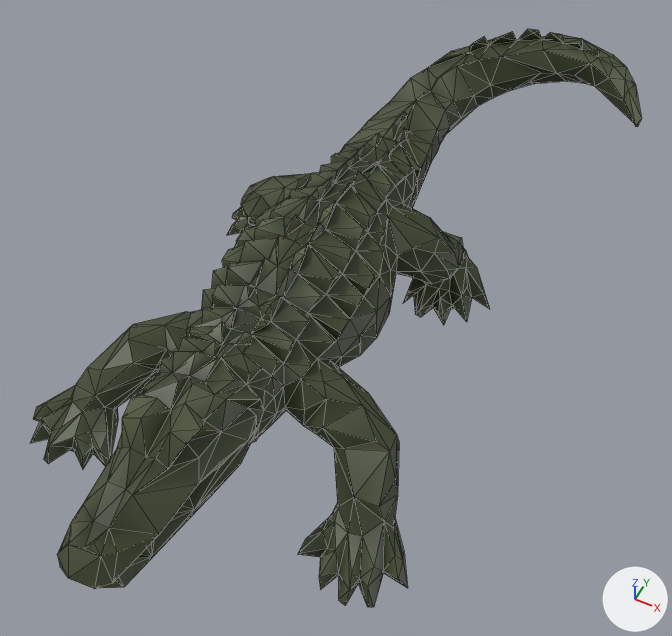
The glTF model public/models/prop_gator.glb: old version first, new version second.
The view is the same before and after, from a 50 mm camera at (0.9, -1.73, 2.34) aimed at (0.07, -0.07, 0.26). Every picture has the same lights, and +X, +Y and +Z are marked at lower right. The picture after the commit comes second. Mesh edges are drawn as thin lines. Where no turn or scale is listed for an object, it has been applied to the vertices.
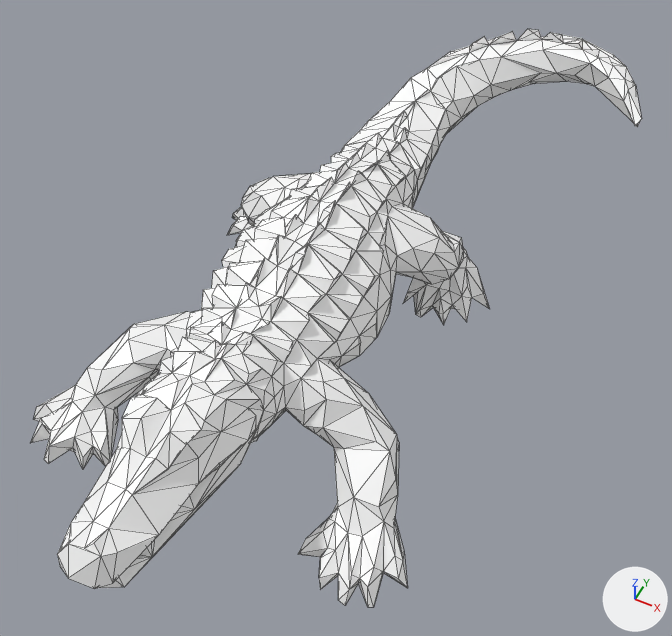
What differs and where, as boxes (x1, y1, x2, y2) in the pictures (672 x 636 px; the box of a moved part takes in the faces that stretch with it):
'Mesh_0', recoloured, surface changed (lighter): (31, 29, 642, 607) in both
part 1 of me_mesh_0, moved or reshaped: (583, 49, 600, 57) in both

What changed in the scene script:
```text
Change mat_material_0:
    where n0 = _N.new('ShaderNodeBsdfPrincipled'); n0.name = 'Principled BSDF'
    add n0.inputs[0].default_value = (1.0, 1.0, 1.0, 1.0)  # 'Base Color', white #ffffff
    remove n2 = _N.new('ShaderNodeVertexColor'); n2.name = 'Color Attribute'
    remove _L.new(n2.outputs[0], n0.inputs[0])  # 'Color' to 'Base Color'
Change me_mesh_0:
    where me_mesh_0.from_pydata(...)  # 898 vertices, 1781 faces; spans x -0.68..0.68, y -1.15..1.15, z -0.35..0.35
    used by ob_mesh_0; location = (0.0, 0.0, 0.35)
    verts and faces of me_mesh_0; kept vertices keep their numbers, new ones are numbered from 898
    before: 856 (0.42, 1.01, 0.32) at pixel (582, 49), 859 (0.48, 0.97, 0.32) at pixel (598, 57), 860 (0.48, 0.98, 0.35) at pixel (599, 49)
    me_mesh_0 part 1
    add delete_faces([(856, 859, 860)])
    add faces += [(856, 860, 859)]
```
